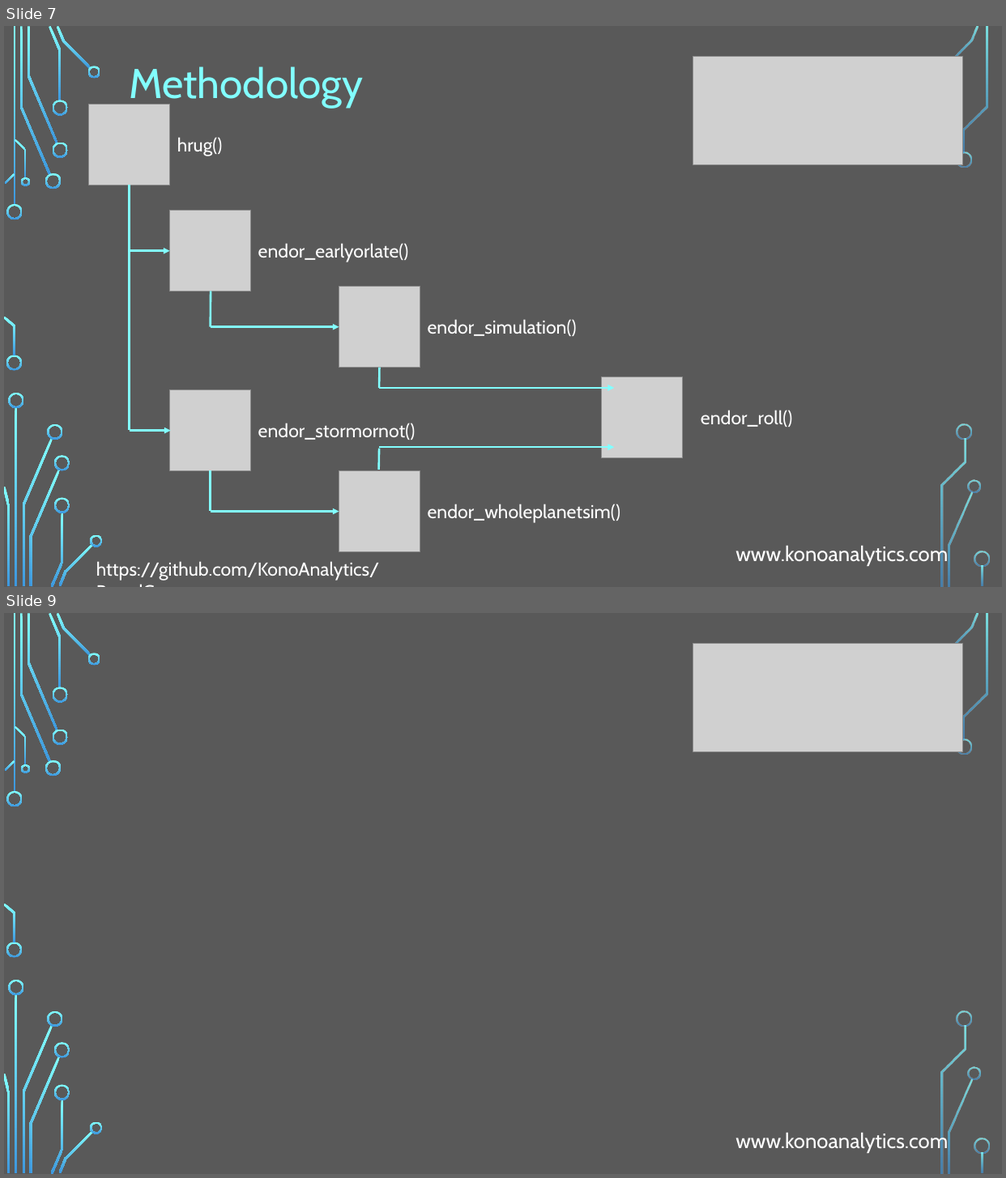
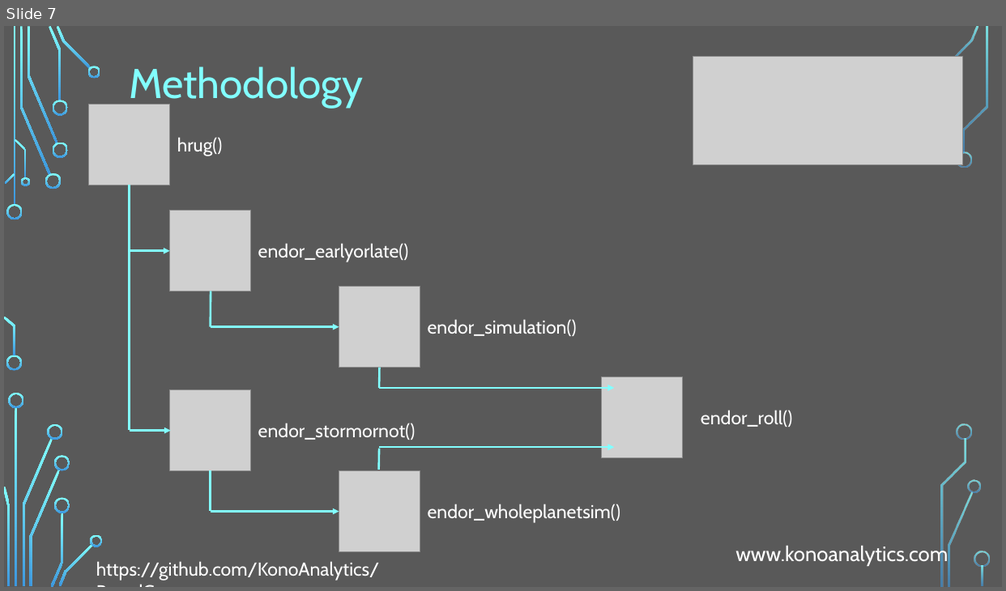
Before and after one commit to KonoAnalytics/BoardGames, a slide deck: The Battle of Endor.20170207.pptx. Shown one above the other, each under a label of ours: slides 7 and 9 before the commit, slide 7 after it; the slides between them are not shown. The pictures are 1006x1178 and 1006x591 pixels, drawn with LibreOffice and Linux fonts; fonts in the diff are those of the drawing; grey boxes stand for pictures; background and template pictures are left out. Boxes give left, top, right and bottom in pixels: in the first picture for what was removed or moved away, otherwise in the second. Text is boxed around its words. In the diff, an @@ line names an element or a change of style, - is before the commit and + after.

Commit message:
minor PPT edit

```diff
--- a/The Battle of Endor.20170207.pptx
+++ b/The Battle of Endor.20170207.pptx
@@ slide 9 removed at (4,613,1002,1174), background picture (left out); not listed: 35 template elements that a slide beside it also shows @@
@@ picture removed at (693,644,963,752) @@
@@ text removed at (735,1131,948,1153) @@
-www.konoanalytics.com
```
Also in this commit, not shown: 2 other slides removed.
